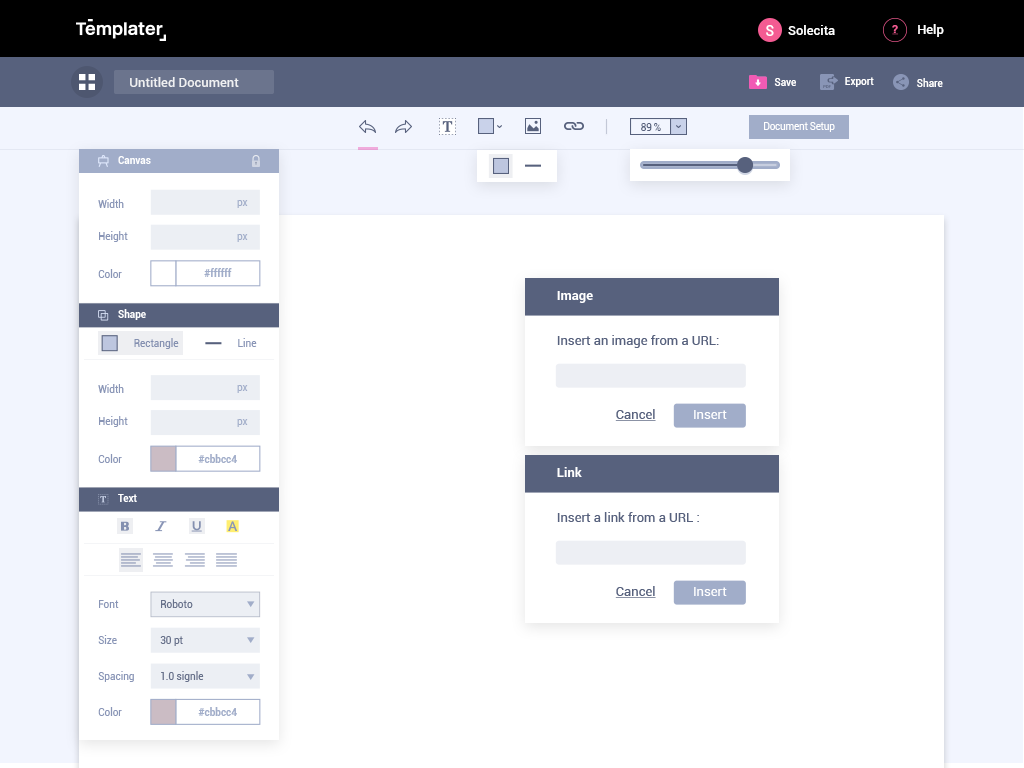
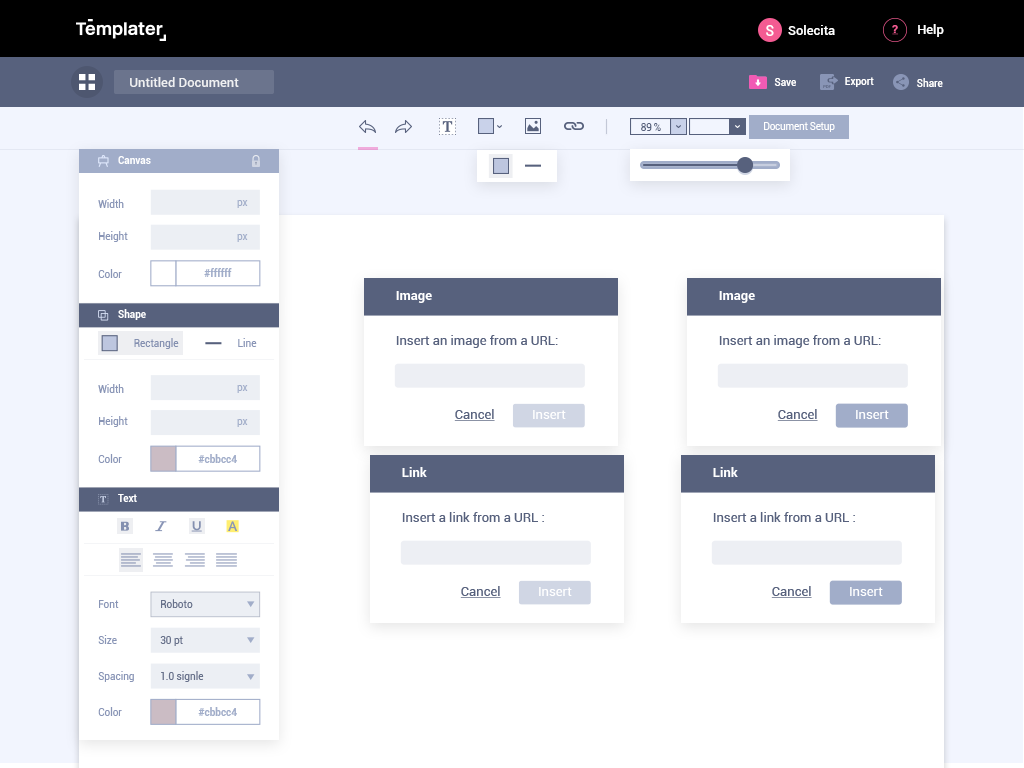
Revision of a layered (1024, 768) image; what changed, layer by layer:
painted on "Link window" over [370,455,935,623]
painted on "image window" over [364,278,941,446]
added layer "Vector Smart Object" (6th of 8, in "top interface") in group "top interface" over [689,118,746,135]
